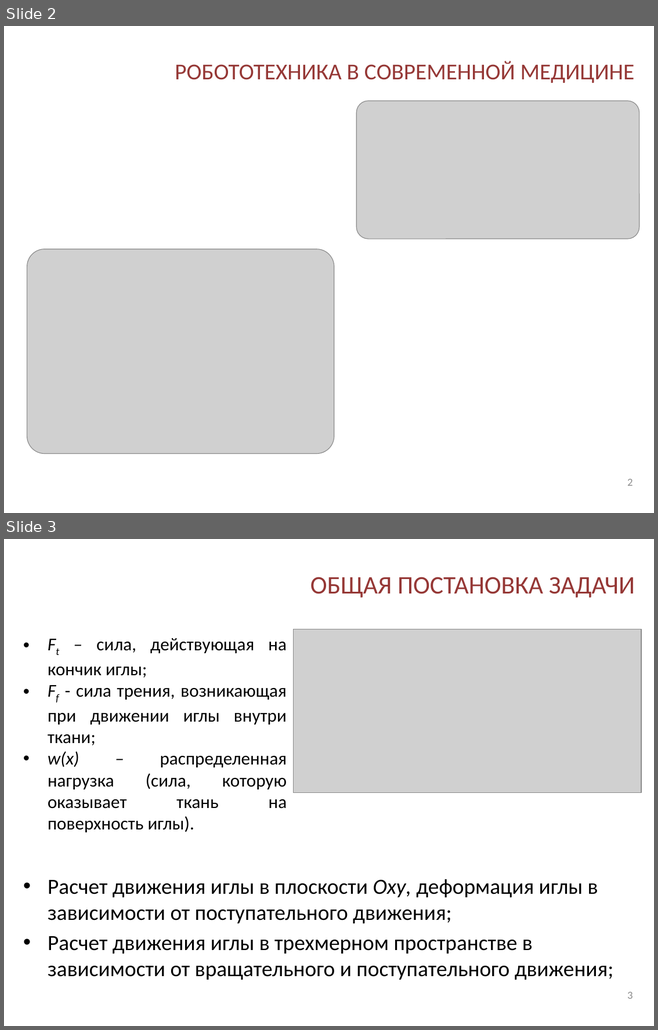
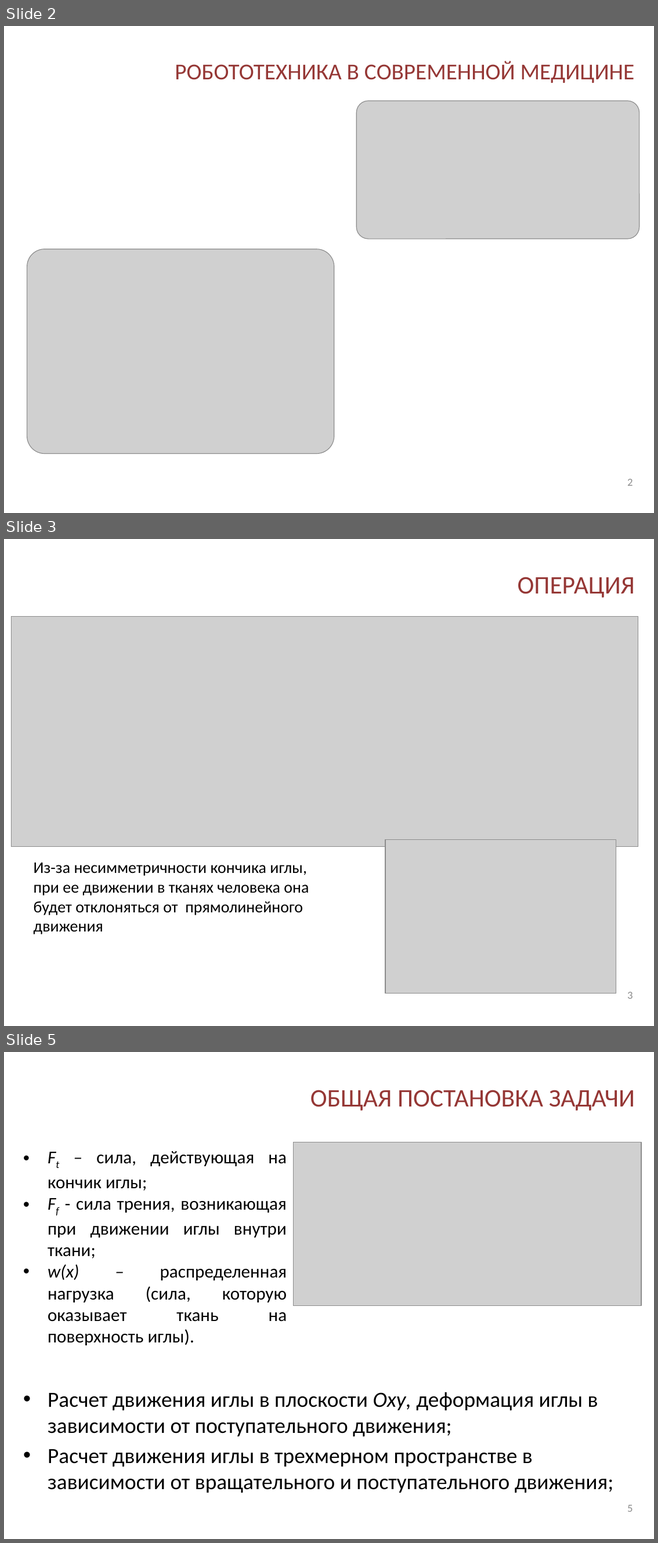
Before and after one commit to IgVaCompany/MyWorks, a slide deck: Dissertacia/MyWork/DocWork/Модель деформируемого объекта управления.pptx. Shown one above the other, each under a label of ours: slides 2 and 3 before the commit, slides 2, 3 and 5 after it; the slides between them are not shown. The pictures are 658x1030 and 658x1543 pixels, drawn with LibreOffice and Linux fonts; fonts in the diff are those of the drawing; grey boxes stand for pictures; background and template pictures are left out. Boxes give left, top, right and bottom in pixels: in the first picture for what was removed or moved away, otherwise in the second. Text is boxed around its words. In the diff, an @@ line names an element or a change of style, - is before the commit and + after.

```diff
--- a/Dissertacia/MyWork/DocWork/Модель деформируемого объекта управления.pptx
+++ b/Dissertacia/MyWork/DocWork/Модель деформируемого объекта управления.pptx
@@ slide 3 added at [4, 539, 654, 1026], background picture (left out) @@
@@ title added at [517, 577, 634, 598], 28 pt, text #953735 @@
+ОПЕРАЦИЯ
@@ picture added at [11, 616, 638, 847] @@
@@ picture added at [385, 840, 616, 993] @@
@@ text added at [34, 863, 308, 935], 18 pt, text #000000 @@
+Из-за несимметричности кончика иглы, при ее движении в тканях человека она будет отклоняться от прямолинейного движения
@@ page number added at [627, 992, 632, 999], 12 pt, text #8C8C8C @@
+3
@@ what was slide 3 is now slide 5 @@
@@ page number at [627, 1505, 632, 1512]: text changed @@
-3
+5
```
Also in this commit, not shown: 2 slides changed, 1 other slide added, 2 other files.
